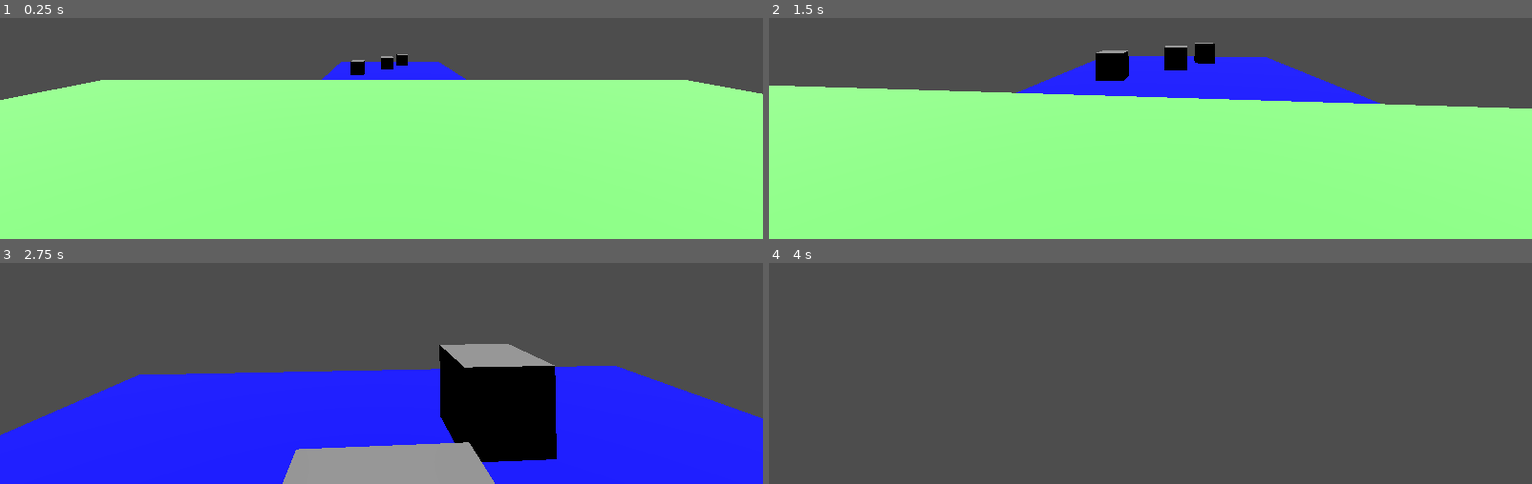
Above: before the commit, frames 1-4 (two rows, left to right).
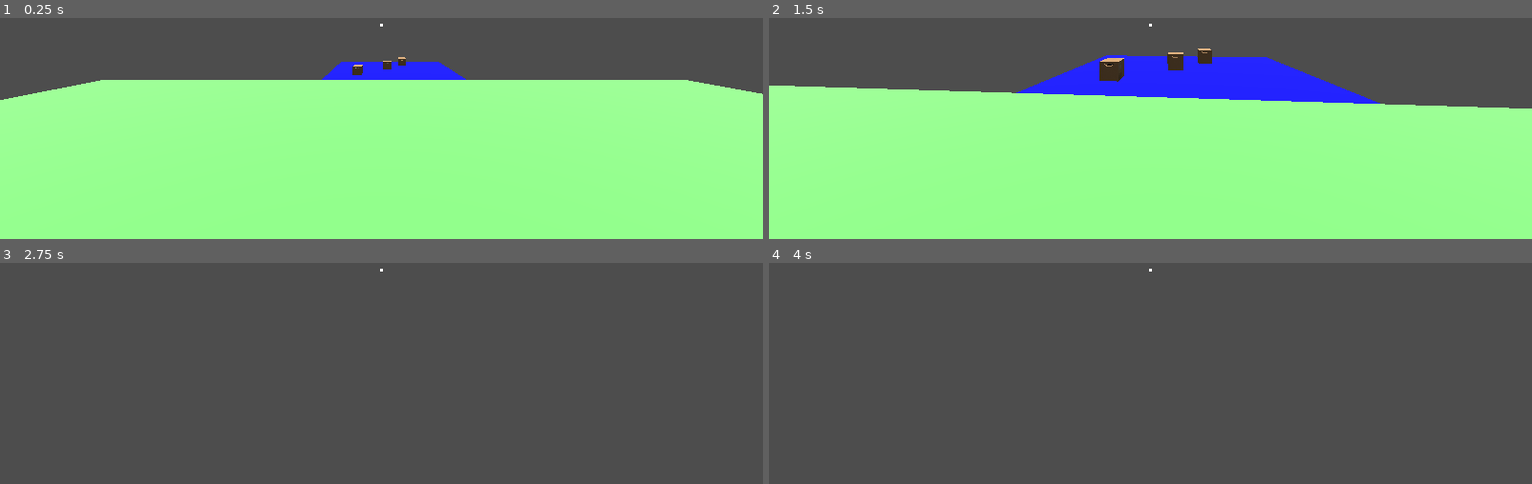
Above: after the commit, the same moments.

Repository: Buraka12/DwarfMarketsim
Game: Godot game, scene res://Scenes/world.tscn
The game is run twice, just before and just after one commit, with the same random seed, the same clock (stepped at 60 frames per second) and the same inputs.
Inputs (mouse positions are in pixels of both pictures, inside the frame that each line leads up to):
- Up to frame 1 (0.25 s): no input
- Up to frame 2 (1.5 s): move the mouse to (1188, 22) at 0.52 s; hold E (interact) 0.53-1.28 s; hold W (move_forward) from 0.53 s (still down); tap Space (jump) at 0.77 s; tap C (zoom, bound only after the commit) at 0.8, 1.35 s; move the mouse to (1112, 26) at 1.27 s
- Up to frame 3 (2.75 s): keep holding W (move_forward); tap Space (jump) at 1.52 s; tap E (interact) at 1.55 s; move the mouse to (outside the picture) at 2.02 s; hold E (interact) from 2.03 s (still down); tap C (zoom, bound only after the commit) at 2.3 s
- Up to frame 4 (4 s): keep holding W (move_forward); tap Enter at 2.75 s; move the mouse to (1142, 276) at 2.77 s; release E (interact) at 2.78 s; tap C (zoom, bound only after the commit) at 2.85, 3.8 s; tap Space (jump) at 3.02, 3.77 s; tap E (interact) at 3.05 s; move the mouse to (1203, 276) at 3.52 s; hold E (interact) from 3.53 s (still down)

The runs differ from the first frame. In frame 1, 0.3% of the frame differs, in the area x 45-54%, y 2-26%; in frame 2, 1.2%; in frame 3, 48%, in the area x 0-100%, y 2-100%; in frame 4, less than 0.1%.

Commit message:
Add item models and cargo box interactions
Add 3D assets and interaction support for in-game items: CargoBox, Milk, and Soda (GLB files, textures, and .import metadata). Add item resources and item_data.gd, a new Main_cargobox scene, and a cargobox.gd script. Update existing scenes (cargobox.tscn, player.tscn, world.tscn) and scripts (interaction_ray.gd, player.gd) to integrate the new items, and update project.godot. Includes temporary scene backup files created during import.

Diff:
--- /dev/null
+++ b/Resources/elf_ekmegi.tres
@@ -0,0 +1,9 @@
+[gd_resource type="Resource" script_class="ItemData" load_steps=2 format=3 uid="uid://di2whhwghdcxe"]
+
+[ext_resource type="Script" uid="uid://b2k1gbuj08jxl" path="res://Resources/item_data.gd" id="1_cua5w"]
+
+[resource]
+script = ExtResource("1_cua5w")
+itemname = "Elf Ekmeği"
+base_price = 15.5
+metadata/_custom_type_script = "uid://b2k1gbuj08jxl"
--- /dev/null
+++ b/Resources/enerji_içeceği.tres
@@ -0,0 +1,12 @@
+[gd_resource type="Resource" script_class="ItemData" load_steps=3 format=3 uid="uid://c6h75twh33db8"]
+
+[ext_resource type="Script" uid="uid://b2k1gbuj08jxl" path="res://Resources/item_data.gd" id="1_6qfgc"]
+[ext_resource type="PackedScene" uid="uid://1x0c2ee6mthw" path="res://Models/Soda.glb" id="1_a2doq"]
+
+[resource]
+script = ExtResource("1_6qfgc")
+itemname = "Enerji İçeceği"
+base_price = 27.5
+model = ExtResource("1_a2doq")
+item_spacing = Vector3(0.01, 0.01, 0.01)
+metadata/_custom_type_script = "uid://b2k1gbuj08jxl"
--- /dev/null
+++ b/Resources/item_data.gd
@@ -0,0 +1,8 @@
+class_name ItemData
+extends Resource
+
+@export var itemname : String
+@export var base_price : float
+@export var icon : Texture2D
+@export var model : PackedScene
+@export var item_spacing : Vector3
--- /dev/null
+++ b/Resources/süt.tres
@@ -0,0 +1,12 @@
+[gd_resource type="Resource" script_class="ItemData" load_steps=3 format=3 uid="uid://be1cykodo0ra1"]
+
+[ext_resource type="Script" uid="uid://b2k1gbuj08jxl" path="res://Resources/item_data.gd" id="1_awmu3"]
+[ext_resource type="PackedScene" uid="uid://c1vvrcu13odsy" path="res://Models/Milk.glb" id="1_sylth"]
+
+[resource]
+script = ExtResource("1_awmu3")
+itemname = "Süt"
+base_price = 45.0
+model = ExtResource("1_sylth")
+item_spacing = Vector3(0.01, 0, 0.01)
+metadata/_custom_type_script = "uid://b2k1gbuj08jxl"
--- /dev/null
+++ b/Scenes/Main_cargobox.tscn
@@ -0,0 +1,11 @@
+[gd_scene load_steps=2 format=3 uid="uid://d1qvfo2utvgsp"]
+
+[ext_resource type="PackedScene" uid="uid://cda6b30838bad" path="res://Models/CargoBox.glb" id="1_0ujf3"]
+
+[node name="MainCargoBox" instance=ExtResource("1_0ujf3")]
+transform = Transform3D(-4.371139e-08, 0, 1, 0, 1, 0, -1, 0, -4.371139e-08, 0, 0, 0)
+
+[node name="Skeleton3D" parent="CargoBox" index="0"]
+bones/1/rotation = Quaternion(-0.7071062, 0.0008904655, 0.00089013454, 0.7071063)
+bones/2/position = Vector3(1.75, 0.5000005, -0.85000026)
+bones/2/rotation = Quaternion(0.7071063, -0.00090375793, 0.0009034762, 0.7071062)
--- a/Scenes/cargobox.tscn
+++ b/Scenes/cargobox.tscn
@@ -1,15 +1,20 @@
-[gd_scene load_steps=3 format=3 uid="uid://btek8uapnwo1g"]
+[gd_scene load_steps=4 format=3 uid="uid://btek8uapnwo1g"]
 
-[sub_resource type="BoxMesh" id="BoxMesh_1xf7g"]
-size = Vector3(0.5, 0.5, 0.5)
+[ext_resource type="Script" uid="uid://df2l2sehsgghu" path="res://Scripts/cargobox.gd" id="1_1xf7g"]
+[ext_resource type="PackedScene" uid="uid://d1qvfo2utvgsp" path="res://Scenes/Main_cargobox.tscn" id="2_nugl2"]
 
-[sub_resource type="BoxShape3D" id="BoxShape3D_404y0"]
-size = Vector3(0.5, 0.5, 0.5)
+[sub_resource type="BoxShape3D" id="BoxShape3D_nugl2"]
+size = Vector3(0.54, 0.35, 0.34)
 
 [node name="Cargobox" type="RigidBody3D" groups=["interactable"]]
+mass = 2.0
+script = ExtResource("1_1xf7g")
 
-[node name="MeshInstance3D" type="MeshInstance3D" parent="."]
-mesh = SubResource("BoxMesh_1xf7g")
+[node name="MeshInstance3D" parent="." instance=ExtResource("2_nugl2")]
 
 [node name="CollisionShape3D" type="CollisionShape3D" parent="."]
-shape = SubResource("BoxShape3D_404y0")
+transform = Transform3D(-4.371139e-08, 0, 1, 0, 1, 0, -1, 0, -4.371139e-08, 0, 0.17354214, 0)
+shape = SubResource("BoxShape3D_nugl2")
+
+[node name="VisualItems" type="Node3D" parent="."]
+transform = Transform3D(-4.371139e-08, 0, 1, 0, 1, 0, -1, 0, -4.371139e-08, 0, 0.17545474, 0)
--- a/Scenes/player.tscn
+++ b/Scenes/player.tscn
@@ -10,6 +10,46 @@
 [node name="Player" type="CharacterBody3D"]
 script = ExtResource("1_v0iea")
 
+[node name="CanvasLayer" type="CanvasLayer" parent="."]
+
+[node name="Chrossair" type="CenterContainer" parent="CanvasLayer"]
+anchors_preset = 15
+anchor_right = 1.0
+anchor_bottom = 1.0
+grow_horizontal = 2
+grow_vertical = 2
+size_flags_horizontal = 4
+size_flags_vertical = 4
+mouse_filter = 2
+
+[node name="ColorRect" type="ColorRect" parent="CanvasLayer/Chrossair"]
+custom_minimum_size = Vector2(4, 4)
+layout_mode = 2
+mouse_filter = 2
+
+[node name="TextHud" type="Panel" parent="CanvasLayer"]
+visible = false
+custom_minimum_size = Vector2(200, 100)
+anchors_preset = 8
+anchor_left = 0.5
+anchor_top = 0.5
+anchor_right = 0.5
+anchor_bottom = 0.5
+offset_left = 33.0
+offset_top = -120.0
+offset_right = 233.0
+offset_bottom = -20.0
+grow_horizontal = 2
+grow_vertical = 2
+mouse_filter = 2
+
+[node name="label" type="Label" parent="CanvasLayer/TextHud"]
+layout_mode = 0
+anchor_right = 1.0
+anchor_bottom = 1.0
+grow_horizontal = 2
+grow_vertical = 2
+
 [node name="CollisionShape3D" type="CollisionShape3D" parent="."]
 shape = SubResource("CapsuleShape3D_qbkls")
 debug_color = Color(0, 0.5950001, 0.7, 0.7294118)
@@ -17,14 +57,22 @@
 [node name="Head" type="Node3D" parent="."]
 transform = Transform3D(1, 0, 0, 0, 1, 0, 0, 0, 1, 0, 0.36020958, 0)
 
+[node name="InteractionRay" type="RayCast3D" parent="Head" node_paths=PackedStringArray("player_body")]
+transform = Transform3D(1, 0, 0, 0, -4.371139e-08, -1, 0, 1, -4.371139e-08, 0, 0.0345971, 0)
+target_position = Vector3(0, -1.5, 0)
+script = ExtResource("2_cvnsp")
+player_body = NodePath("../..")
+
+[node name="Timer" type="Timer" parent="Head/InteractionRay"]
+wait_time = 0.1
+autostart = true
+
+[node name="RemoteTransform3D" type="RemoteTransform3D" parent="Head"]
+transform = Transform3D(1, 0, 0, 0, 0.91450137, -0.4045831, 0, 0.4045831, 0.91450137, 0, -0.33231524, -0.5865102)
+
 [node name="Camera3D" type="Camera3D" parent="Head"]
 transform = Transform3D(1, 0, 0, 0, 1, 0, 0, 0, 1, 0, 0.02466458, 0)
 
-[node name="InteractionRay" type="RayCast3D" parent="Head/Camera3D"]
-transform = Transform3D(1, 0, 0, 0, -4.371139e-08, -1, 0, 1, -4.371139e-08, 0, 0.009932518, 0)
-script = ExtResource("2_cvnsp")
+[node name="Inventorycomp" type="Node" parent="Head"]
 
-[node name="HoldPosition" type="Marker3D" parent="Head/Camera3D"]
-transform = Transform3D(1, 0, 0, 0, 1, 0, 0, 0, 1, 0, -0.17509651, -1.391001)
-
-[node name="Inventorycomp" type="Node" parent="Head"]
+[connection signal="timeout" from="Head/InteractionRay/Timer" to="Head/InteractionRay" method="_on_timer_timeout"]
--- a/Scenes/world.tscn
+++ b/Scenes/world.tscn
@@ -1,7 +1,11 @@
-[gd_scene load_steps=6 format=3 uid="uid://bhwl8lyksx737"]
+[gd_scene load_steps=9 format=3 uid="uid://bhwl8lyksx737"]
 
 [ext_resource type="PackedScene" uid="uid://un0y14wnyj4r" path="res://Scenes/player.tscn" id="1_a02cp"]
 [ext_resource type="PackedScene" uid="uid://btek8uapnwo1g" path="res://Scenes/cargobox.tscn" id="2_go701"]
+[ext_resource type="Resource" uid="uid://c6h75twh33db8" path="res://Resources/enerji_içeceği.tres" id="3_5a7ea"]
+[ext_resource type="Resource" uid="uid://be1cykodo0ra1" path="res://Resources/süt.tres" id="4_8j60k"]
+
+[sub_resource type="Environment" id="Environment_go701"]
 
 [sub_resource type="StandardMaterial3D" id="StandardMaterial3D_yp4wr"]
 albedo_color = Color(0.544, 1, 0.52, 1)
@@ -15,6 +19,7 @@
 [node name="World" type="Node3D"]
 
 [node name="WorldEnvironment" type="WorldEnvironment" parent="."]
+environment = SubResource("Environment_go701")
 
 [node name="DirectionalLight3D" type="DirectionalLight3D" parent="."]
 transform = Transform3D(1, 0, 0, 0, -0.21007937, 0.9776843, 0, -0.9776843, -0.21007937, 0, 20.114983, 0)
@@ -39,9 +44,12 @@
 
 [node name="Cargobox" parent="." instance=ExtResource("2_go701")]
 transform = Transform3D(1, 0, 0, 0, 1, 0, 0, 0, 1, -0.18813515, 0.7500005, -12.547067)
+itemdata = ExtResource("3_5a7ea")
 
 [node name="Cargobox2" parent="." instance=ExtResource("2_go701")]
-transform = Transform3D(1, 0, 0, 0, 1, 0, 0, 0, 1, -1.343966, 0.7499995, -11.25275)
+transform = Transform3D(1, 0, 0, 0, 1, 0, 0, 0, 1, -1.3449844, 0.7481667, -11.25243)
+itemdata = ExtResource("3_5a7ea")
 
 [node name="Cargobox3" parent="." instance=ExtResource("2_go701")]
 transform = Transform3D(1, 0, 0, 0, 1, 0, 0, 0, 1, 0.5322399, 0.7499995, -13.699821)
+itemdata = ExtResource("4_8j60k")
--- /dev/null
+++ b/Scripts/cargobox.gd
@@ -0,0 +1,139 @@
+extends RigidBody3D
+
+@export var itemdata : ItemData
+@onready var visual_items: Node3D = $VisualItems
+@onready var box_inner_size: Node3D = $MeshInstance3D
+@onready var animplayer : AnimationPlayer = $MeshInstance3D/AnimationPlayer
+
+
+var boxsize : Vector3 = Vector3(0.5,0.3,0.3)
+var stored_items : Array = []
+var is_box_opened : bool = false
+
+func _ready() -> void:
+	if itemdata != null and itemdata.model != null:
+		generate_visual_items()
+
+func generate_visual_items():
+	var temp_item = itemdata.model.instantiate()
+	var info = get_true_model_info(temp_item)
+	temp_item.queue_free()
+
+	var model_size = info["size"]
+	var lowest_point = info["lowest_y"]
+
+	var cell_size = model_size + itemdata.item_spacing
+
+	var y_padding = 0.02
+
+	var max_x = int(boxsize.x / cell_size.x)
+	var max_y = int((boxsize.y - y_padding) / cell_size.y)
+	var max_z = int(boxsize.z / cell_size.z)
+
+	if max_x == 0 or max_y == 0 or max_z == 0:
+		print("Kutu çok küçük veya ürün çok büyük!")
+		return
+
+	var offset_x = (max_x - 1) * cell_size.x / 2.0
+	var offset_z = (max_z - 1) * cell_size.z / 2.0
+
+	var offset_y = -(boxsize.y / 2.0) - lowest_point + 0.01
+
+	for x in range(max_x):
+		for y in range(max_y):
+			for z in range(max_z):
+
+				var new_item = itemdata.model.instantiate()
+				visual_items.add_child(new_item)
+				stored_items.append(new_item) #arraye koyduk
+
+				var new_position = Vector3(
+					(x * cell_size.x) - offset_x,
+					(y * cell_size.y) + offset_y,
+					(z * cell_size.z) - offset_z
+				)
+				new_item.position = new_position
+
+func get_true_model_info(item_node: Node) -> Dictionary:
+	var total_size = Vector3(0.1, 0.1, 0.1)
+	var lowest_y = 9999.0 # Başlangıçta çok yüksek bir değer veriyoruz ki her halükarda daha küçüğünü bulsun
+
+	var visual_nodes = item_node.find_children("*", "VisualInstance3D", true, false)
+
+	for child in visual_nodes:
+		var aabb = child.get_aabb()
+		var actual_size = aabb.size * child.scale
+		total_size = actual_size
+
+		var bottom_point = (aabb.position.y * child.scale.y) + child.position.y
+
+		if bottom_point < lowest_y:
+			lowest_y = bottom_point
+
+	if lowest_y == 9999.0:
+		lowest_y = str()
+
+	return {"size": total_size, "lowest_y": lowest_y}
+
+func get_info():
+	var infotext = "Ürün: " + itemdata.itemname + "\nAdet: " + str(stored_items.size())
+	return infotext
+
+func open_box():
+	if is_box_opened == false:
+		is_box_opened = true
+		animplayer.play("Box_Open")
+
+func close_box():
+	if is_box_opened == true:
+		is_box_opened =false
+		animplayer.play_backwards("Box_Open")
+"""
+1. Veri Katmanı (Data-Driven Design)
+En başta her şeyi kutunun koduna yazmak yerine ItemData adında özel bir kaynak (Resource) sınıfı oluşturduk.
+
+Amacı: Kutuyu "aptal" ama "kullanışlı" bırakmak. Kutu, içinde süt mü var, enerji içeceği mi var asla umursamaz. Sadece itemdata değişkeninin içine ne koyarsan onun verisini okur.
+
+Bu sayede oyuna 1000 tane yeni ürün eklesen bile kargo kutusu için tek bir satır kod yazmana gerek kalmaz.
+
+2. İllüzyon ve Performans (Instancing)
+generate_visual_items() fonksiyonunun içindeki temel mantık bir göz boyamadır.
+
+Oyuncu kutuya baktığında 24 tane süt görüyor ama aslında orada fiziksel hiçbir obje yok.
+
+itemdata.model.instantiate() diyerek ürünün sadece "görüntüsünü" (Mesh) kutunun içine bir çocuk düğüm (Child Node) olarak ekliyoruz. RigidBody (Fizik) hesaplamaları olmadığı için bilgisayarın işlemcisi hiç yorulmuyor.
+
+3. Model Tarayıcı (Kurşun Geçirmez Fonksiyon)
+Yazdığımız get_true_model_info fonksiyonu, senin veya modellemeci arkadaşının Blender'da yapabileceği tüm orijin noktası (Pivot) hatalarını yok eden o sihirli kısımdır.
+
+find_children: Modelin içine girip gizlenmiş gerçek 3D görseli (VisualInstance3D) bulur.
+
+get_aabb(): Objenin etrafına görünmez bir kutu çizer ve bize bunun matematiksel boyutunu (size) verir.
+
+lowest_y Algoritması: Modelin merkezinin nerede olduğunu umursamaz. Köşelerden en aşağıda olanı hesaplar ve modelin Godot içindeki gizli kayma payını (child.position.y) buna ekleyerek fiziksel olarak en dip noktayı bulur.
+
+4. Dinamik Kapasite (Bölme İşlemi)
+Kutunun kaç tane ürün alacağını elle yazmak yerine, bu işi oyun motoruna bıraktık.
+
+Hücre Boyutu (cell_size): Ürünün kendi boyutu ile senin verdiğin boşluk (item_spacing) değerini toplar. Bu, her bir ürünün uzayda kaplayacağı kişisel alanıdır.
+
+max_x, max_y, max_z: Kutunun iç hacmini (box_inner_size), bu hücre boyutuna böleriz. int() kullanarak sayıyı aşağı yuvarlarız (çünkü kutuya 4.5 tane süt sığmaz, 4 tane sığar). Artık kutunun dinamik kapasitesi hesaplanmıştır.
+
+5. Offset (Merkezleme) Matematiği
+Döngüler sıfırdan (x = 0) başladığı için, eğer bir müdahale yapmazsak ilk ürün kutunun tam ortasında (0,0,0) doğar ve diğerleri kutunun dışına doğru dizilerek taşar.
+
+offset_x ve offset_z: Ürünleri kutunun sol üst köşesine doğru iter. Formülü şudur: (Maksimum ürün sayısı - 1) çarpı (Hücre Boyutu) bölü 2. Bu sayede ürün dizilimi tam olarak kutunun merkezini ortalar.
+
+offset_y: Kutunun yüksekliğinin yarısı kadar eksiye (tabana) iner. Ardından tarayıcıdan gelen o gerçek dip noktasını (lowest_point) bundan çıkartarak ürünü milimetrik olarak zemine yapıştırır. Senin eklediğin + 0.01 ise nefes alma payı (Padding) olur.
+
+6. Matris (İç İçe Döngüler)
+Son olarak o meşhur üçlü for döngüsü çalışır.
+
+X, Y ve Z eksenlerinde adım adım ilerler.
+
+Her adımda yeni bir model yaratır.
+
+Bulunduğu döngü sayısını (x, y, z), hücre boyutuyla çarpar ve hesapladığımız o "Offset" (kaydırma) değerlerini çıkartarak her bir ürünün 3 boyutlu uzaydaki kusursuz pozisyonunu belirler.
+
+Ortaya çıkan bu sistem, ileride geliştireceğin 3D market simülatörü projesinde yapacağın büyük depo dizilimlerinin ve raf algoritmalarının doğrudan bel kemiğidir.
+"""
--- a/Scripts/interaction_ray.gd
+++ b/Scripts/interaction_ray.gd
@@ -1,14 +1,15 @@
 extends RayCast3D
 
-var held_object = null
-@onready var hold_position = $"../HoldPosition"
 
-func _process(_delta):
-	if Input.is_action_just_pressed("interact"):
-		if held_object == null:
-			try_pick_up()
-		else:
-			drop_object()
+@export var player_body : CharacterBody3D
+@onready var text_hud: Panel = $"../../CanvasLayer/TextHud"
+
+var held_object : RigidBody3D = null
+var look_time : float = 0.0
+var last_target : Node3D = null
+var is_ui_open : bool = false
+var tolerance_time : float = 0.0
+var is_color_changed : bool = false
 
 func try_pick_up():
 	if is_colliding():
@@ -16,22 +17,78 @@
 
 		if target.is_in_group("interactable"):
 			held_object = target
+			held_object.add_collision_exception_with(player_body)
+			$"../RemoteTransform3D".remote_path = held_object.get_path()
+			held_object.freeze = true
 
-			if held_object is RigidBody3D:
-				held_object.freeze = true
+			if held_object.has_method("open_box"):
+				held_object.open_box()
 
-			held_object.reparent(hold_position)
-			held_object.global_position = hold_position.global_position
-			held_object.global_rotation = hold_position.global_rotation
+			text_hud.position.x += 150
 
 func drop_object():
 	if held_object != null:
-		var world = get_tree().current_scene
-		held_object.reparent(world)
+		$"../RemoteTransform3D".remote_path = ""
 
 		if held_object is RigidBody3D:
+			var throw_dir = -global_transform.basis.z
+			held_object.apply_central_impulse(throw_dir)
 			held_object.freeze = false
-			var throw_dir = -global_transform.basis.z
-			held_object.apply_central_impulse(throw_dir * 3.0)
+			held_object.remove_collision_exception_with(player_body)
 
+			if held_object.has_method("close_box"):
+				held_object.close_box()
+
+			text_hud.position.x -= 150
 		held_object = null
+
+func _input(event: InputEvent) -> void:
+	if event.is_action_pressed("interact"):
+		if held_object == null:
+			try_pick_up()
+
+		else:
+			drop_object()
+
+
+
+func _on_timer_timeout():
+	# 1. DURUM: Raycast hedefe çarpıyor mu?w
+	if is_colliding() and get_collider().is_in_group("interactable"):
+		var current_target = get_collider()
+
+		if is_color_changed == false:
+			$"../../CanvasLayer/Chrossair/ColorRect".color = Color.RED
+			is_color_changed = true
+
+		# Aynı hedefe bakmaya devam ediyoruz
+		if current_target == last_target:
+			look_time += 0.1
+			tolerance_time = 0.0 # Gözümüz hedefte, toleransı sıfırla
+			if look_time >= 0.5 and not is_ui_open:
+				if current_target.has_method("get_info"):
+					text_hud.get_child(0).text = current_target.get_info()
+					text_hud.visible = true
+					is_ui_open = true
+		else:
+			# Başka bir kutuya kaydık. Hemen silmek yerine tolerans tanı:
+			tolerance_time += 0.1
+			if tolerance_time >= 0.2: # 0.2 saniye boyunca cidden başka yere baktıysa
+				_reset_gaze()
+				last_target = current_target
+
+	# 2. DURUM: Boşluğa bakıyoruz (Mikro-sapma anı burası)
+	else:
+		if last_target != null:
+			tolerance_time += 0.1
+			if tolerance_time >= 0.2: # 0.2 saniye boyunca havaya baktıysa kapat
+				_reset_gaze()
+func _reset_gaze():
+	if last_target != null and is_ui_open:
+		text_hud.visible = false
+
+	look_time = 0.0
+	is_ui_open = false
+	last_target = null
+	is_color_changed = false
+	$"../../CanvasLayer/Chrossair/ColorRect".color = Color.WHITE
--- a/Scripts/player.gd
+++ b/Scripts/player.gd
@@ -1,12 +1,13 @@
 extends CharacterBody3D
+
+@onready var head = $Head
 
 const SPEED = 6.0
 const JUMP_VELOCITY = 3.5
 var mouse_sensitivity = 0.002
 var gravity = ProjectSettings.get_setting("physics/3d/default_gravity")
+var zoom = false
 
-
-@onready var head = $Head
 
 func _ready():
 	Input.mouse_mode = Input.MOUSE_MODE_CAPTURED
@@ -35,7 +36,32 @@
 		velocity.z = 	move_toward(velocity.z, 0, SPEED)
 
 	move_and_slide()
+	var object
+	for i in range(get_slide_collision_count()):
+		object = get_slide_collision(i)
+		var push_target = object.get_collider()
+		if push_target is RigidBody3D:
+			var hit_normal = object.get_normal()
+			if hit_normal.y > 0.5:
+				continue
+
+			var push_dir = -hit_normal
+			push_dir.y = 0.0
+			push_dir = push_dir.normalized()
+			var box_speed = push_target.linear_velocity.length()
+
+			if box_speed < 4.0:
+				push_target.apply_central_impulse(push_dir * 1)
+
+
 
 	# ESC
 	if Input.is_action_just_pressed("ui_cancel"):
 		Input.mouse_mode = Input.MOUSE_MODE_VISIBLE
+func _input(event: InputEvent) -> void:
+	if event.is_action_pressed("zoom") and zoom == false:
+		zoom = true
+		$Head/Camera3D.fov = 15
+	elif event.is_action_pressed("zoom") and zoom == true:
+		zoom = false
+		$Head/Camera3D.fov = 75
--- a/project.godot
+++ b/project.godot
@@ -47,3 +47,12 @@
 "events": [Object(InputEventKey,"resource_local_to_scene":false,"resource_name":"","device":-1,"window_id":0,"alt_press …(192 unchanged characters)…
 ]
 }
+zoom={
+"deadzone": 0.2,
+"events": [Object(InputEventKey,"resource_local_to_scene":false,"resource_name":"","device":-1,"window_id":0,"alt_pressed":false,"shift_pressed":false,"ctrl_pressed":false,"meta_pressed":false,"pressed":false,"keycode":0,"physical_keycode":67,"key_label":0,"unicode":99,"location":0,"echo":false,"script":null)
+]
+}
+
+[rendering]
+
+textures/canvas_textures/default_texture_filter=0
Binary file added: Models/CargoBox.glb
Not shown, added: Models/CargoBox.glb.import
Binary file added: Models/CargoBox_CargoBoxModelTexture.png
Not shown, added: Models/CargoBox_CargoBoxModelTexture.png.import
Binary file added: Models/Milk.glb
Not shown, added: Models/Milk.glb.import
Binary file added: Models/Milk_MilkTexture.png
Not shown, added: Models/Milk_MilkTexture.png.import
Binary file added: Models/Soda.glb
Not shown, added: Models/Soda.glb.import
Binary file added: Models/Soda_SodaEmission.png
Not shown, added: Models/Soda_SodaEmission.png.import
(and 8 more such lines)
